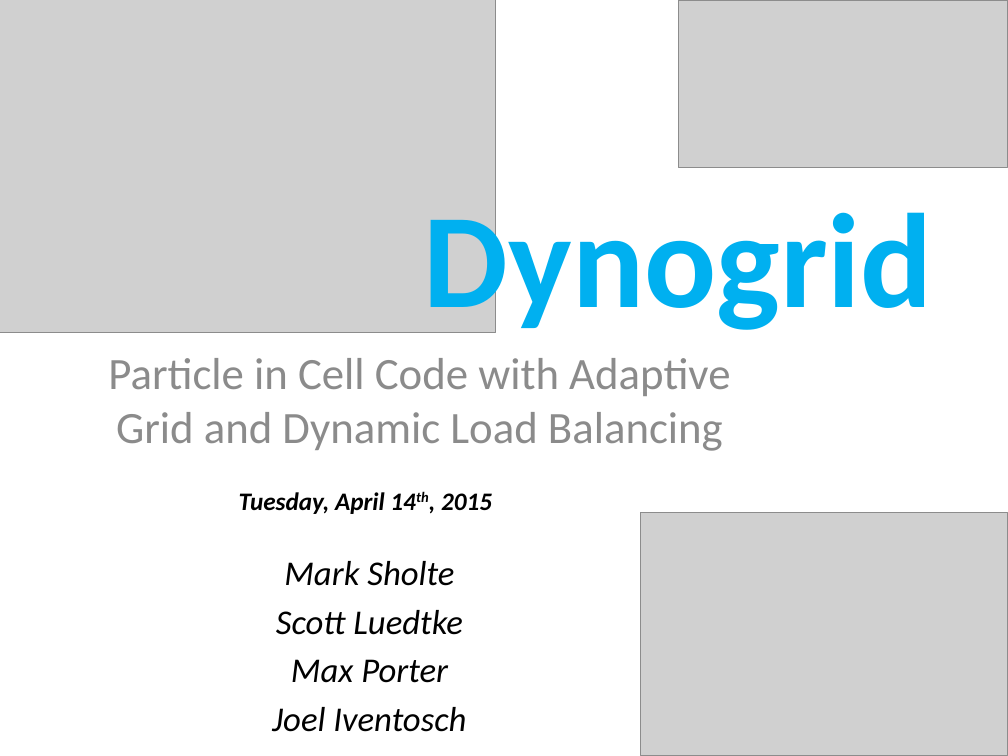
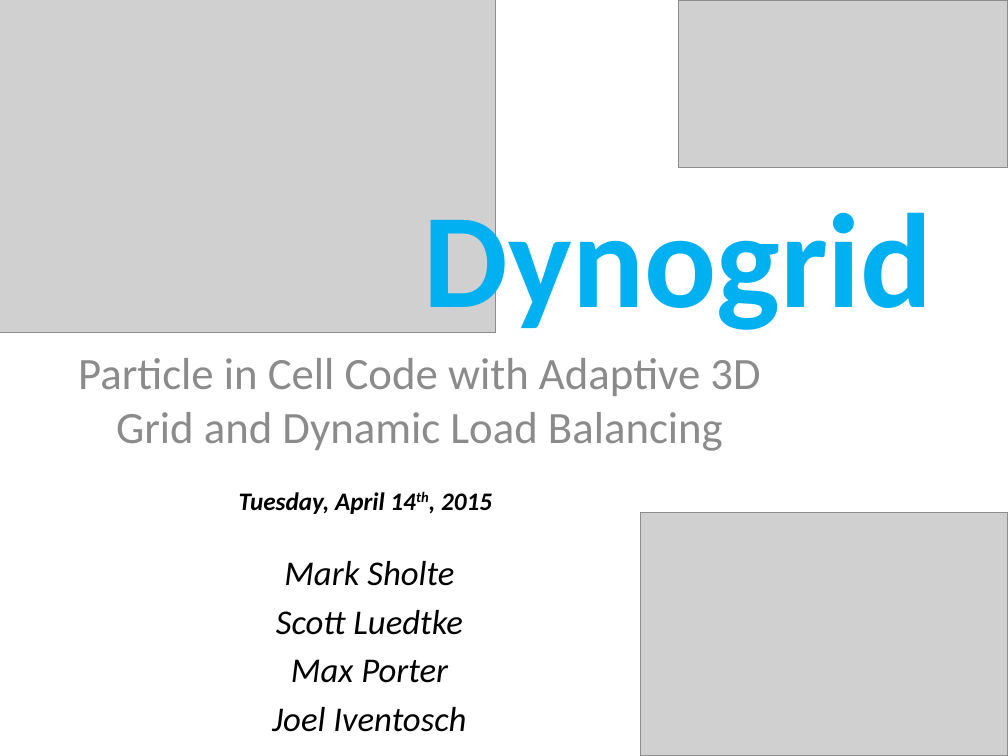
Before and after one commit to mgsholte/dynogrid, a slide deck: slide 1 of Dynogrid_ProgressReport_v1.pptx. Drawn at 1008x756 pixels with LibreOffice and Linux fonts; fonts in the diff are those of the drawing; grey boxes stand for pictures. Boxes give left, top, right and bottom in pixels: in the first picture for what was removed or moved away, otherwise in the second. Text is boxed around its words. In the diff, an @@ line names an element or a change of style, - is before the commit and + after.

```diff
--- a/Dynogrid_ProgressReport_v1.pptx
+++ b/Dynogrid_ProgressReport_v1.pptx
@@ text at [78, 358, 760, 451]: text changed @@
-Particle in Cell Code with Adaptive Grid and Dynamic Load Balancing
+Particle in Cell Code with Adaptive 3D Grid and Dynamic Load Balancing
```
Also in this commit, not shown: 1 other slide changed, 1 slide added, 2 other files.
